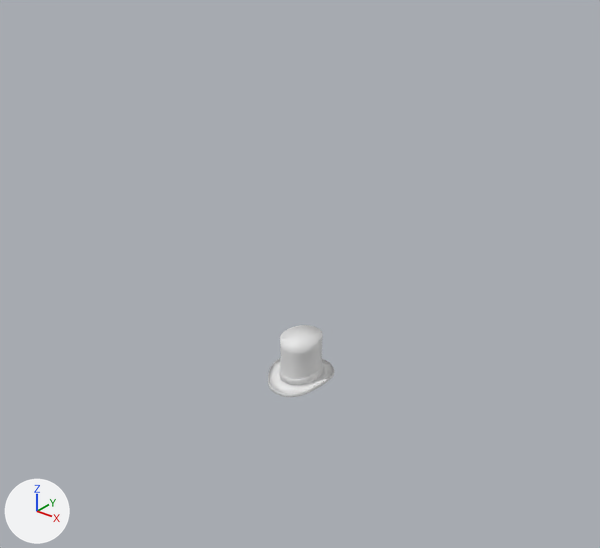
The FBX model Assets/Models/hats/Tophat.fbx as it was, and as the next commit left it.
Camera for both pictures: a 50 mm lens placed at (3.47, -4.39, 3.54), pointed at (0.08, -0.16, 0.91). Lighting does not change. The marker at lower left points along +X, +Y and +Z. Where no turn or scale is listed for an object, it has been applied to the vertices.
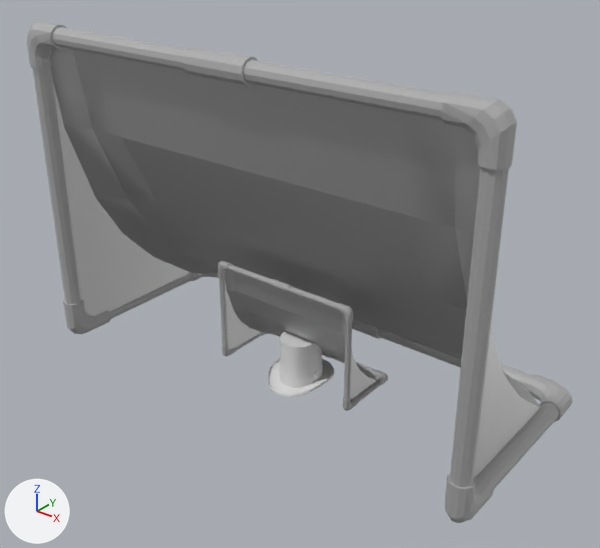
Where the change shows, as pixel boxes (x1, y1, x2, y2) in the pictures (600 x 548 px):
```json
{"object": "net_low.001", "change": "added", "after": [50, 48, 540, 476]}
{"object": "net_low", "change": "added", "after": [27, 21, 573, 523]}
{"object": "net_low.002", "change": "added", "after": [218, 261, 388, 411], "faces in mat_net_001 (its picture is missing)": [225, 270, 377, 400], "faces in mat_post_001 (its picture is missing)": [218, 261, 388, 411]}
```

The change, as JSON lines over the scene's bpy script:
```json
{"op": "add", "block": "mat_post", "code": ["mat_post = principled_material('Post')", "mat_post.base_color = (0.588, 0.588, 0.588)  # light grey #cacaca", "mat_post.metallic = 1.0", "mat_post.roughness = 0.859"]}
{"op": "add", "block": "mat_post_001", "code": ["mat_post_001 = principled_material('Post.001')", "mat_post_001.base_color = (0.588, 0.588, 0.588)  # light grey #cacaca", "mat_post_001.metallic = 1.0", "mat_post_001.roughness = 0.859"]}
{"op": "add", "block": "mat_net_001", "code": ["mat_net_001 = principled_material('Net.001')", "mat_net_001.base_color = (0.588, 0.588, 0.588)  # light grey #cacaca", "mat_net_001.metallic = 1.0", "mat_net_001.roughness = 0.541"]}
{"op": "add", "block": "mat_net", "code": ["mat_net = principled_material('Net')", "mat_net.base_color = (0.588, 0.588, 0.588)  # light grey #cacaca", "mat_net.metallic = 1.0", "mat_net.roughness = 0.541"]}
{"op": "add", "block": "me_mesh_004", "code": ["me_mesh_004 = bpy.data.meshes.new('Mesh.004')", "me_mesh_004.from_pydata(...)  # 600 vertices, 620 faces; spans x -1.88..1.88, y -0.88..0.85, z 0.01..2.58", "me_mesh_004.materials.append(mat_post)  # its picture is missing"]}
{"op": "add", "block": "me_mesh_001", "code": ["me_mesh_001 = bpy.data.meshes.new('Mesh.001')", "me_mesh_001.from_pydata(...)  # 646 vertices, 657 faces; spans x -0.628..0.628, y -0.295..0.282, z 0.004..0.86", "# faces by material slot: [37, 620]", "me_mesh_001.materials.append(mat_net_001)  # its picture is missing", "me_mesh_001.materials.append(mat_post_001)  # its picture is missing"]}
{"op": "add", "block": "me_mesh_007", "code": ["me_mesh_007 = bpy.data.meshes.new('Mesh.007')", "me_mesh_007.from_pydata(...)  # 92 vertices, 96 faces; spans x -1.75..1.75, y -0.8..0.75, z 0.11..2.47", "me_mesh_007.materials.append(mat_net)  # its picture is missing"]}
{"op": "add", "block": "ob_net_low", "code": ["ob_net_low = bpy.data.objects.new('net_low', me_mesh_004)", "ob_net_low.location = (0.0, 0.0, 0.0)"]}
{"op": "add", "block": "ob_net_low_002", "code": ["ob_net_low_002 = bpy.data.objects.new('net_low.002', me_mesh_001)", "ob_net_low_002.location = (0.0, 0.0, 0.0)"]}
{"op": "add", "block": "ob_net_low_001", "code": ["ob_net_low_001 = bpy.data.objects.new('net_low.001', me_mesh_007)", "ob_net_low_001.location = (0.0, 0.0, 0.0)"]}
```
